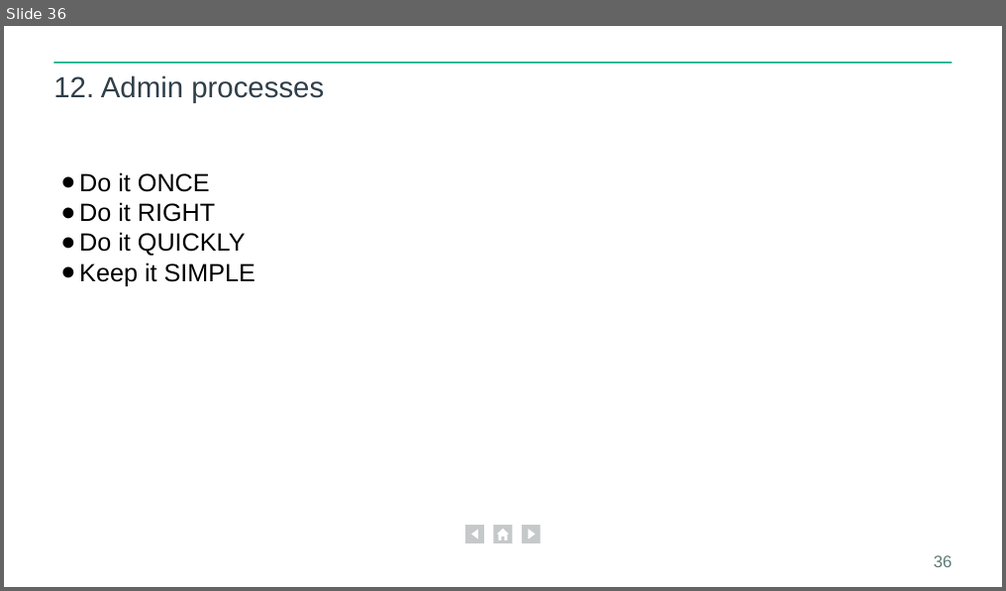
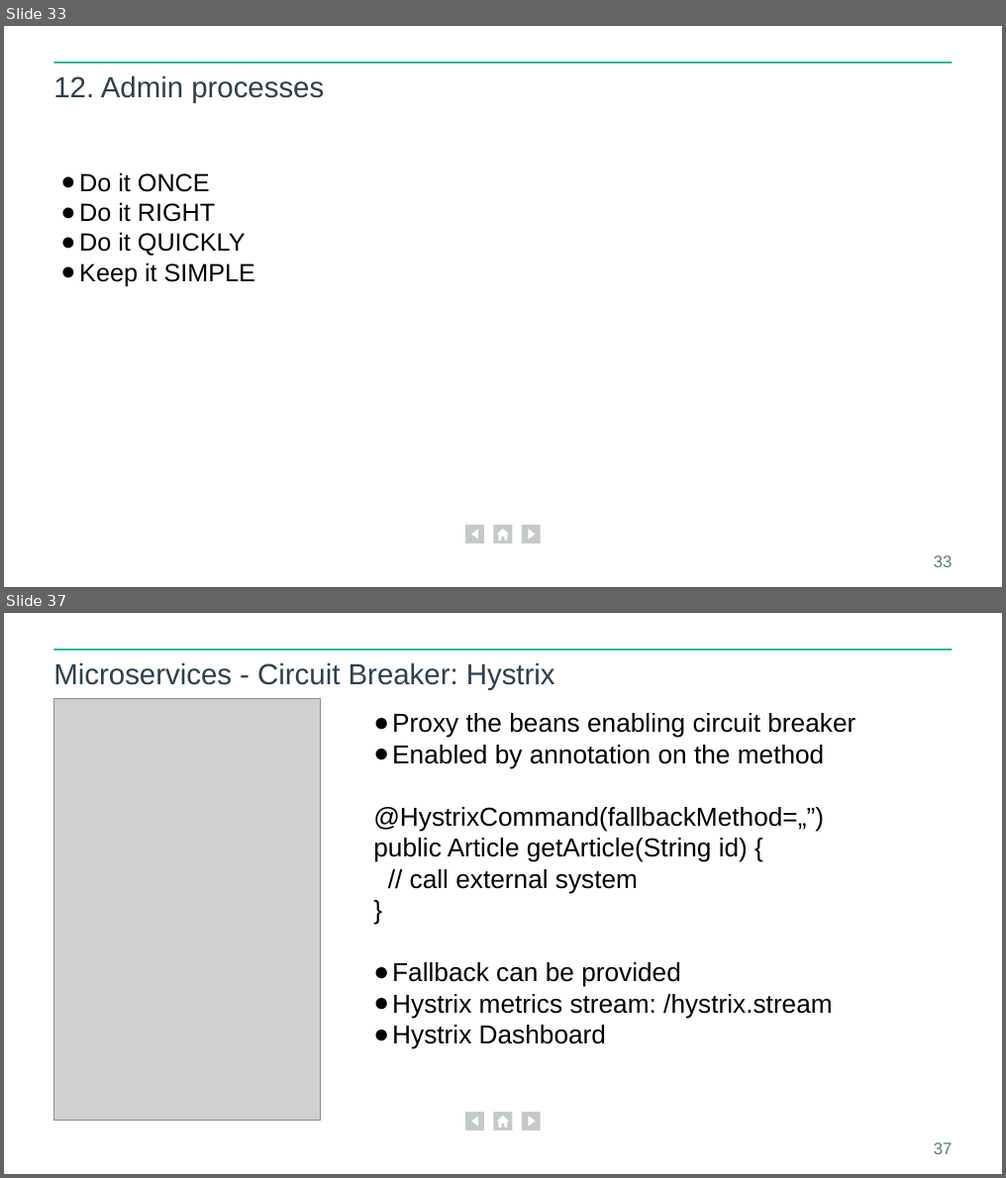
Before and after one commit to eljuanchosf/smit-training, a slide deck: dev/12 factor apps.pptx. Shown one above the other, each under a label of ours: slide 36 before the commit, slides 33 and 37 after it; the slides between them are not shown. The pictures are 1006x591 and 1006x1178 pixels, drawn with LibreOffice and Linux fonts; fonts in the diff are those of the drawing; grey boxes stand for pictures; background and template pictures are left out. Boxes give left, top, right and bottom in pixels: in the first picture for what was removed or moved away, otherwise in the second. Text is boxed around its words. In the diff, an @@ line names an element or a change of style, - is before the commit and + after.

```diff
--- a/dev/12 factor apps.pptx
+++ b/dev/12 factor apps.pptx
@@ slide 37 added at <box>4,613,1002,1174</box>, background #FFFFFF; not listed: 4 template elements that a slide beside it also shows @@
@@ title added at <box>54,663,555,690</box>, 56 pt, text #2F3F4A @@
+Microservices - Circuit Breaker: Hystrix
@@ picture added at <box>54,699,320,1120</box> @@
@@ text added at <box>373,713,855,1050</box>, 50 pt, text #000000 @@
+● Proxy the beans enabling circuit breaker
+● Enabled by annotation on the method
+@HystrixCommand(fallbackMethod=„”)
+public Article getArticle(String id) {
+// call external system
+}
+● Fallback can be provided
+● Hystrix metrics stream: /hystrix.stream
+● Hystrix Dashboard
@@ page number added at <box>934,1143,952,1155</box>, 32 pt, text #5F7A76 @@
+37
@@ what was slide 36 is now slide 33 @@
@@ page number at <box>934,556,952,568</box>: text changed @@
-36
+33
```
Also in this commit, not shown: 2 slides changed, 2 other slides added, 2 slides removed, 5 other files.
